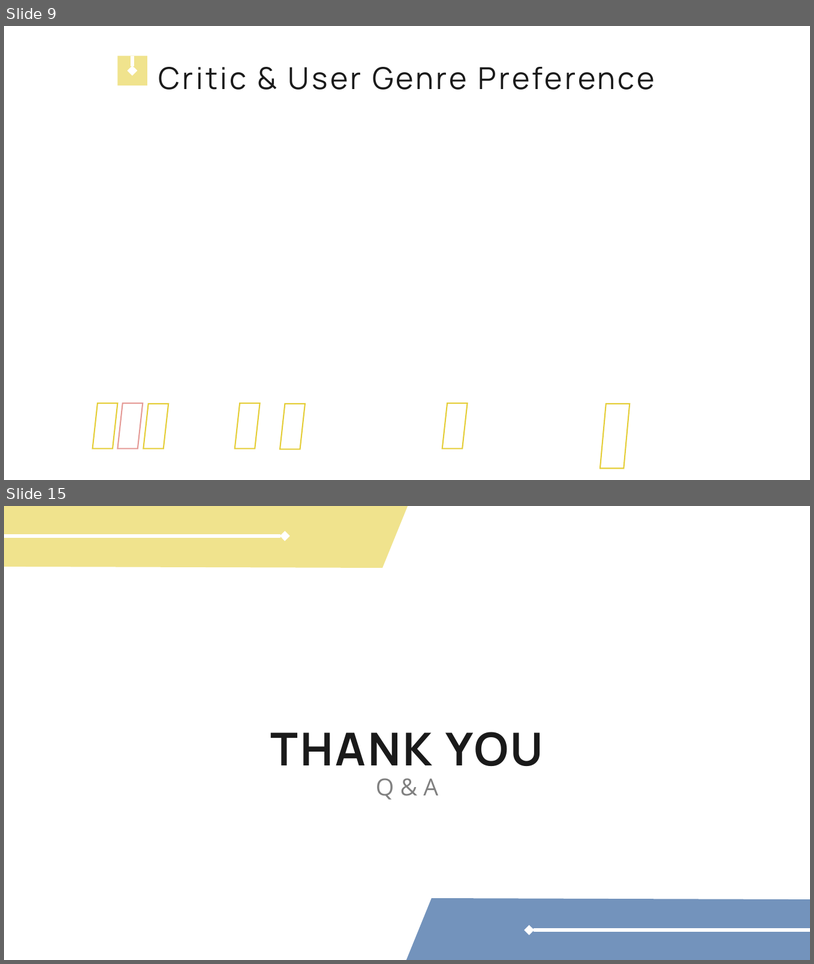
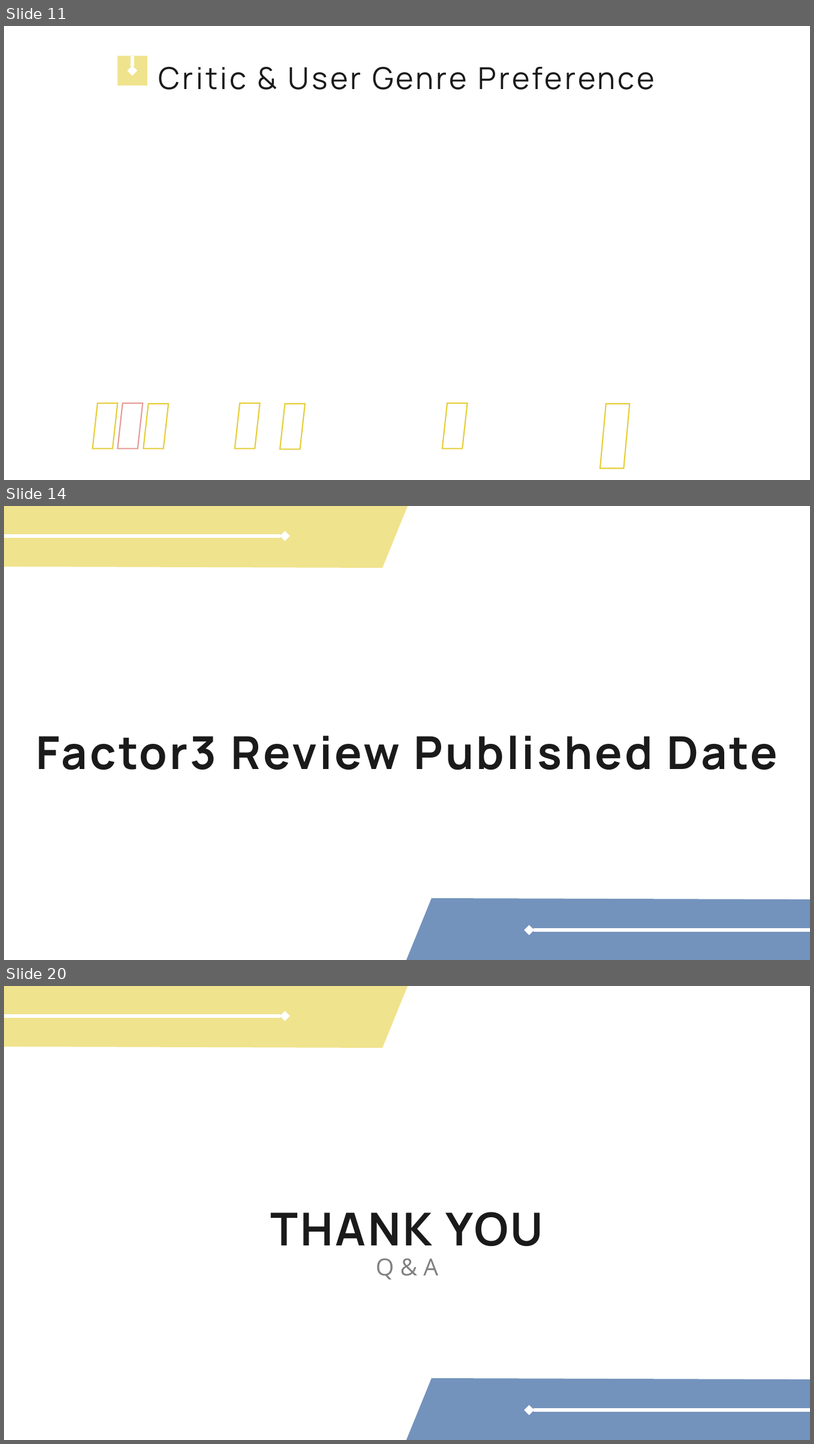
Before and after one commit to miazhx/metacritic, a slide deck: Presentation - Mia.pptx. Shown one above the other, each under a label of ours: slides 9 and 15 before the commit, slides 11, 14 and 20 after it; the slides between them are not shown. The pictures are 814x964 and 814x1444 pixels, drawn with LibreOffice and Linux fonts; fonts in the diff are those of the drawing; background and template pictures are left out. Boxes give left, top, right and bottom in pixels: in the first picture for what was removed or moved away, otherwise in the second. Text is boxed around its words. In the diff, an @@ line names an element or a change of style, - is before the commit and + after.

```diff
--- a/Presentation - Mia.pptx
+++ b/Presentation - Mia.pptx
@@ slide 14 added at (4, 506, 810, 960), background #FFFFFF @@
@@ rectangle added at (4, 506, 810, 960), fill #FFFFFF at 70% opacity @@
@@ freeform shape added at (4, 506, 408, 568), fill #F0E38D @@
@@ arrow added from (4, 536) to (285, 536), #FFFFFF 4 pt @@
@@ text added at (36, 735, 778, 769), 54 pt, text #1A1A1A, bold @@
+Factor3 Review Published Date
@@ freeform shape added at (407, 898, 810, 960), fill #7393BC @@
@@ arrow added from (810, 930) to (530, 930), #FFFFFF 4 pt @@
@@ what was slide 9 is now slide 11 @@
@@ what was slide 15 is now slide 20 @@
```
Also in this commit, not shown: 8 slides changed, 8 other slides added, 4 slides removed, 8 other files.
